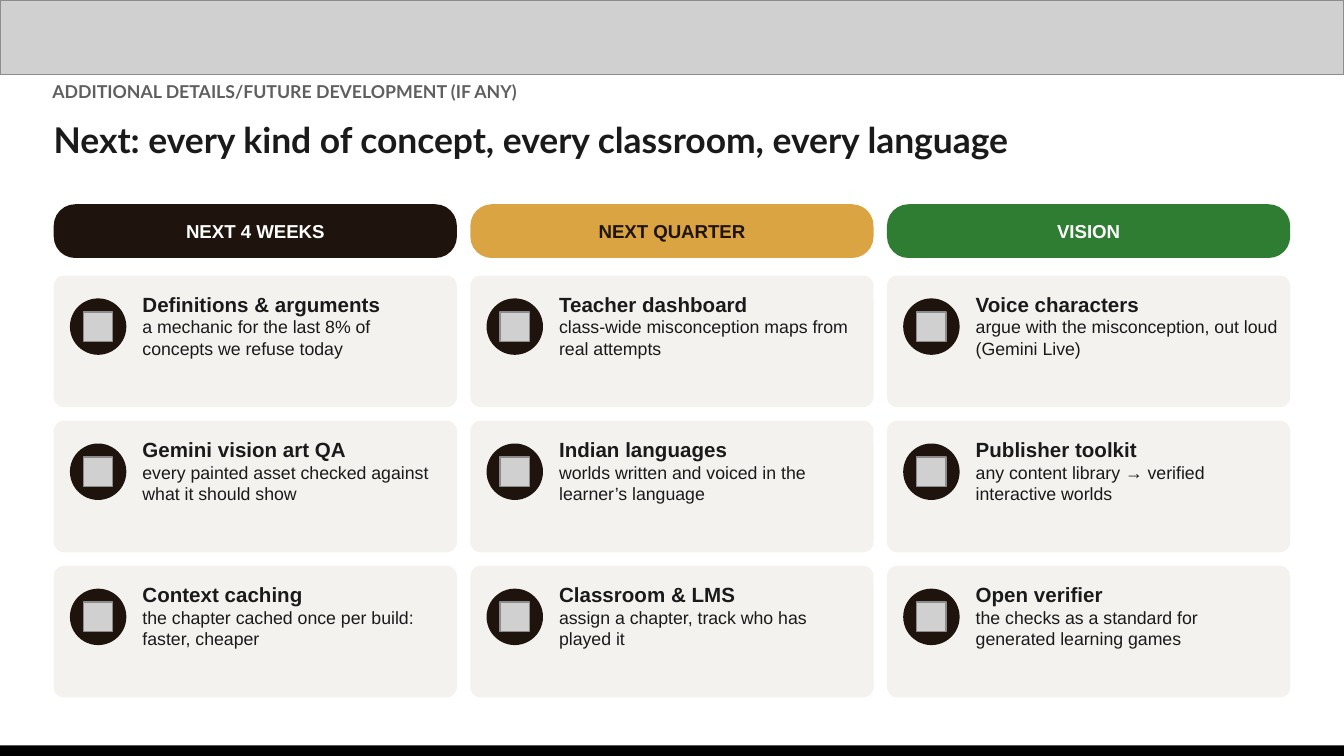
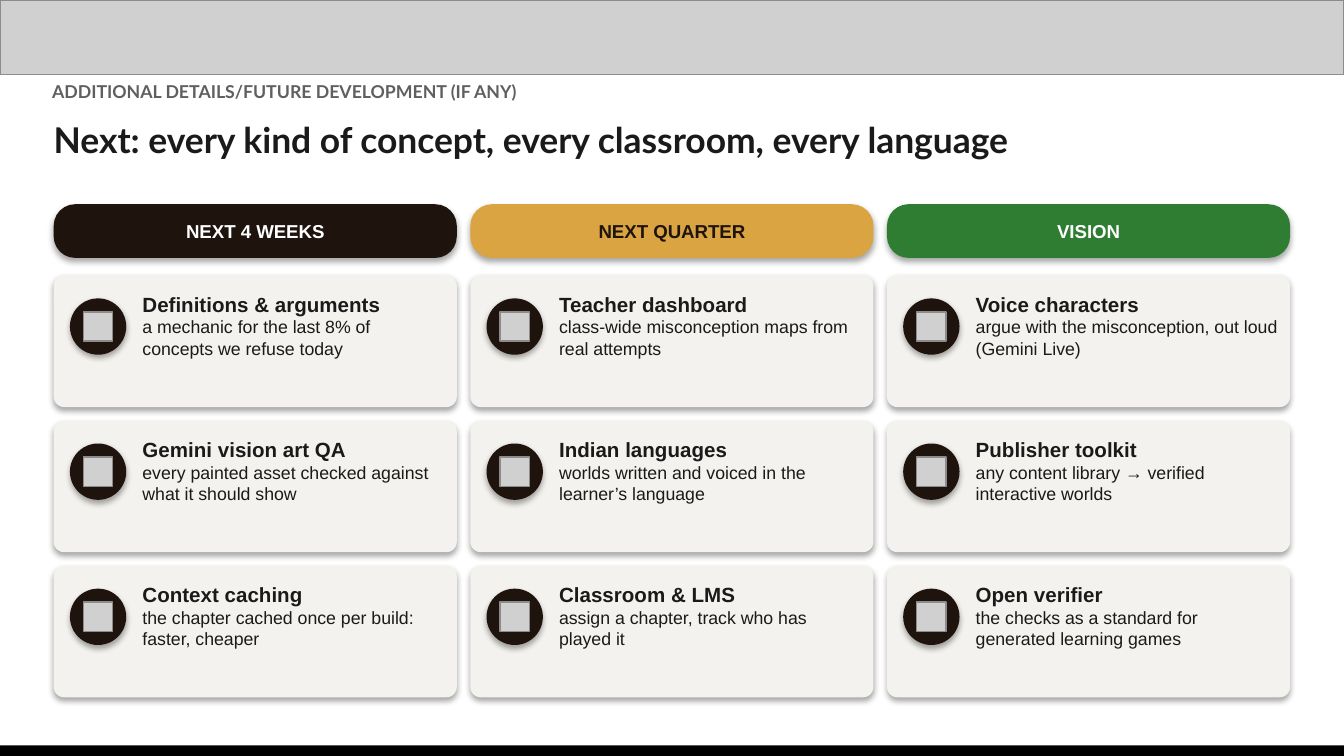
Before and after one commit to capsemble/akagami, a slide deck: slide 12 of finwing - Chapter Quest - AI Builder Cup Submission.pptx. Drawn at 1344x756 pixels with LibreOffice and Linux fonts; fonts in the diff are those of the drawing; grey boxes stand for pictures. Boxes give left, top, right and bottom in pixels: in the first picture for what was removed or moved away, otherwise in the second. Text is boxed around its words. In the diff, an @@ line names an element or a change of style, - is before the commit and + after.

```diff
--- a/finwing - Chapter Quest - AI Builder Cup Submission.pptx
+++ b/finwing - Chapter Quest - AI Builder Cup Submission.pptx
@@ shadow on in 21 elements at [54,204,457,258], [54,276,457,407], [70,298,126,355], [54,421,457,552], [70,444,126,500], [54,566,457,698], [70,589,126,645], [470,204,874,258], [470,276,874,407], [487,298,543,355], [470,421,874,552], [487,444,543,500], [470,566,874,698], [487,589,543,645], [887,204,1290,258], [887,276,1290,407], [903,298,960,355], [887,421,1290,552], [903,444,960,500], [887,566,1290,698], [903,589,960,645] @@
```
Also in this commit, not shown: 11 other slides changed, 1 slide removed, 13 other files.
